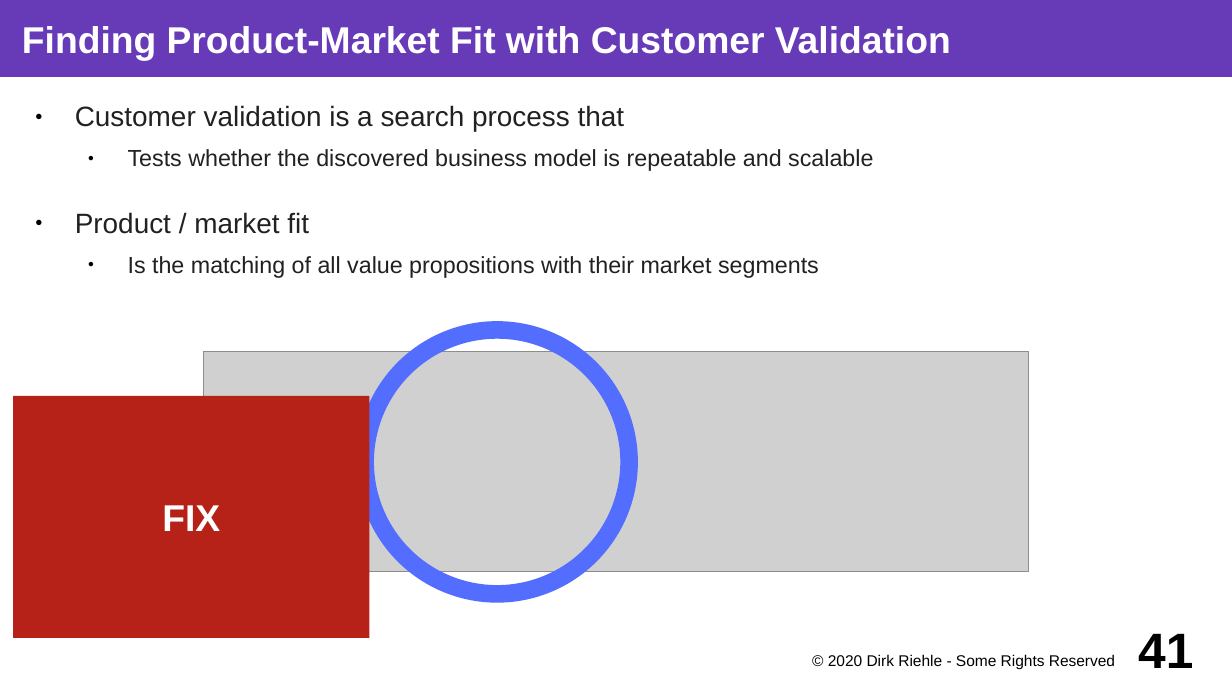
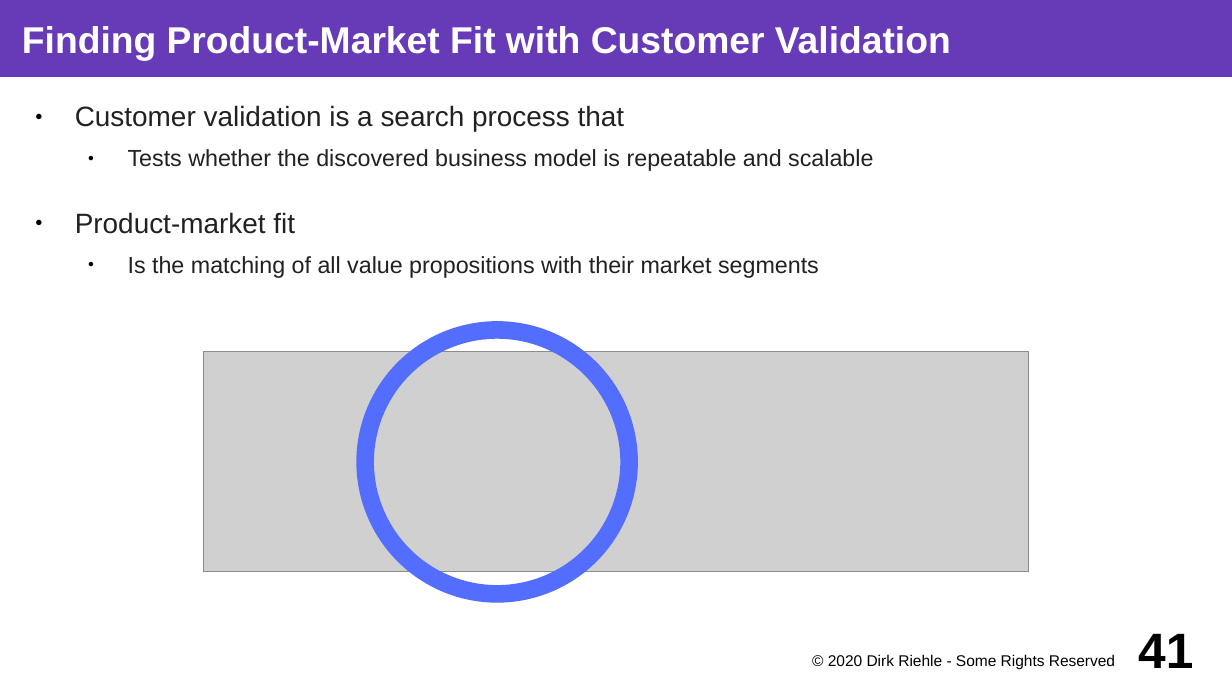
Before and after one commit to dirkriehle/coss-course, a slide deck: slide 41 of Lecture slides/COSS D01 - Software Startups.odp. Drawn at 1232x693 pixels with LibreOffice and Linux fonts; fonts in the diff are those of the drawing; grey boxes stand for pictures. Boxes give left, top, right and bottom in pixels: in the first picture for what was removed or moved away, otherwise in the second. Text is boxed around its words. In the diff, an @@ line names an element or a change of style, - is before the commit and + after.

```diff
--- a/Lecture slides/COSS D01 - Software Startups.odp
+++ b/Lecture slides/COSS D01 - Software Startups.odp
@@ text at bbox=[75, 212, 295, 234]: text changed @@
-● Product / market fit
+● Product-market fit
@@ rectangle removed at bbox=[13, 396, 370, 638] @@
-FIX
```
Also in this commit, not shown: 10 other slides changed, 26 other files.
